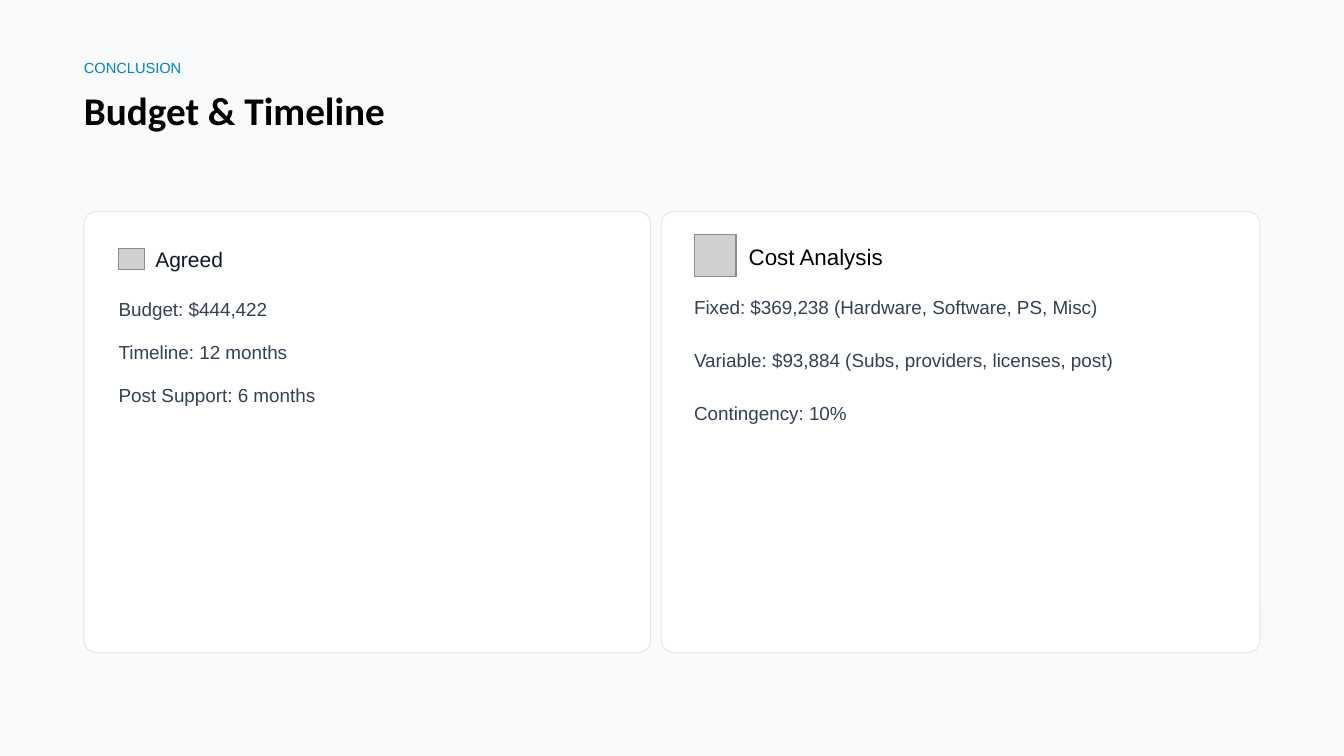
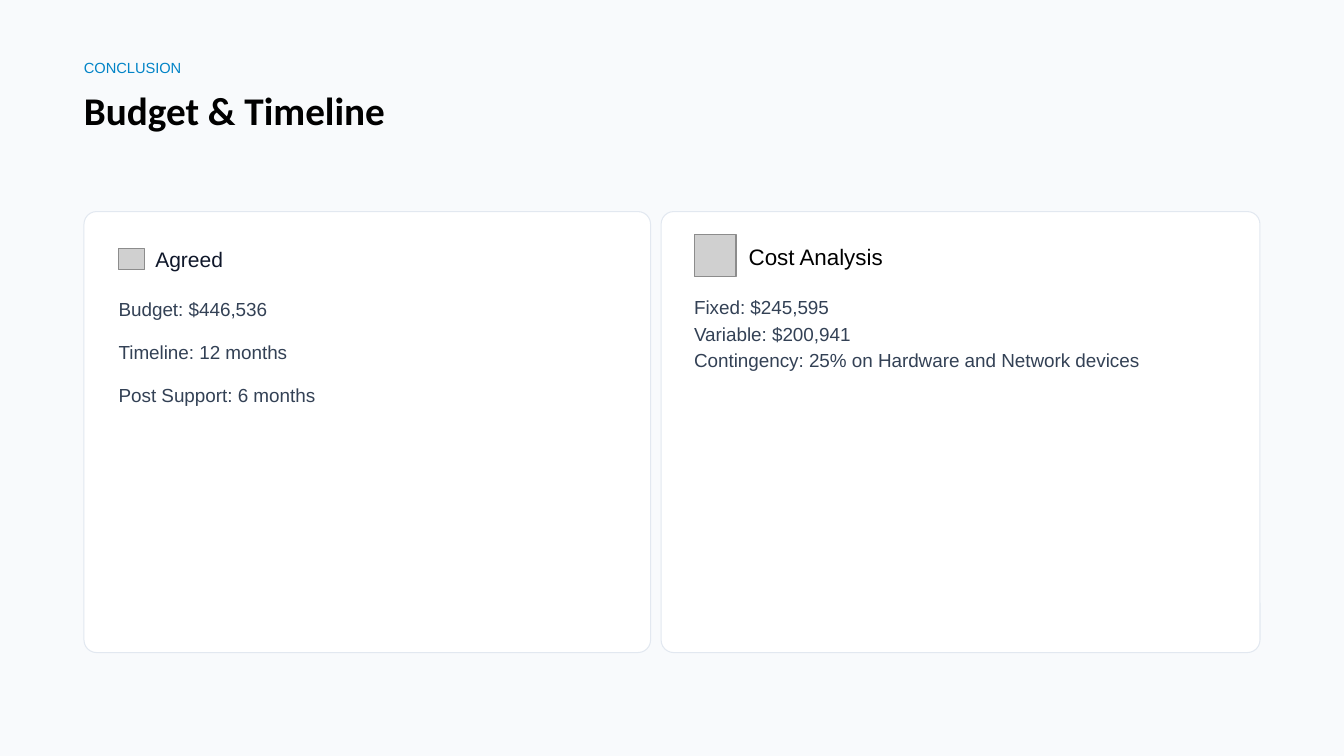
Before and after one commit to Advanced-Diploma-of-IT-Tel-Network-Eng/Assessments, a slide deck: slide 10 of 2026-T4/ICTSAD508-Dev-tech-req/2-Task2/presentation.pptx. Drawn at 1344x756 pixels with LibreOffice and Linux fonts; fonts in the diff are those of the drawing; grey boxes stand for pictures; background and template pictures are left out. Boxes give left, top, right and bottom in pixels: in the first picture for what was removed or moved away, otherwise in the second. Text is boxed around its words. In the diff, an @@ line names an element or a change of style, - is before the commit and + after.

```diff
--- a/2026-T4/ICTSAD508-Dev-tech-req/2-Task2/presentation.pptx
+++ b/2026-T4/ICTSAD508-Dev-tech-req/2-Task2/presentation.pptx
@@ text at [119,302,268,320]: text changed @@
-Budget: $444,422
+Budget: $446,536
@@ text at [694,300,1139,371]: text changed @@
-Fixed: $369,238 (Hardware, Software, PS, Misc)
-Variable: $93,884 (Subs, providers, licenses, post)
-Contingency: 10%
+Fixed: $245,595
+Variable: $200,941
+Contingency: 25% on Hardware and Network devices
```
Also in this commit, not shown: 4 other files.
